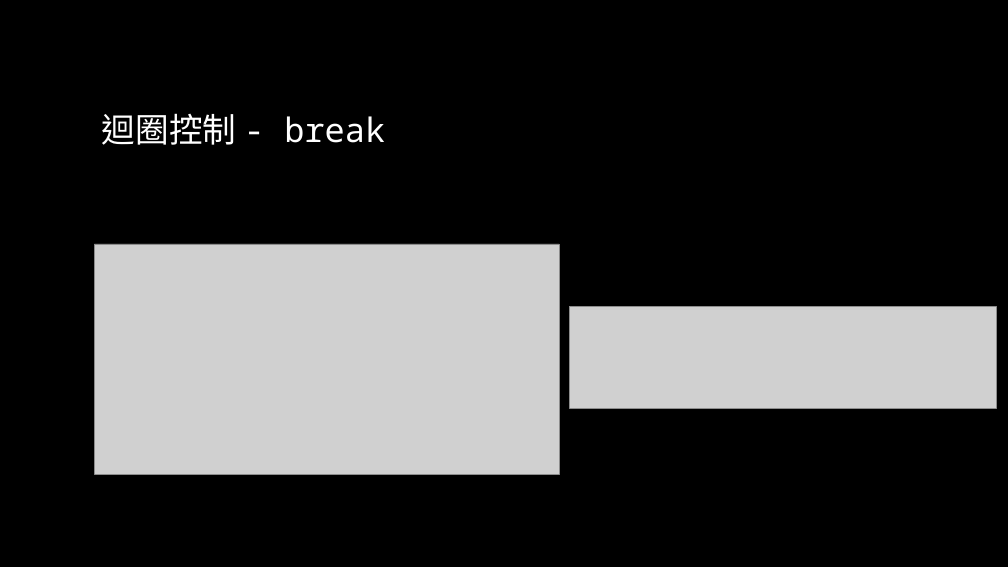
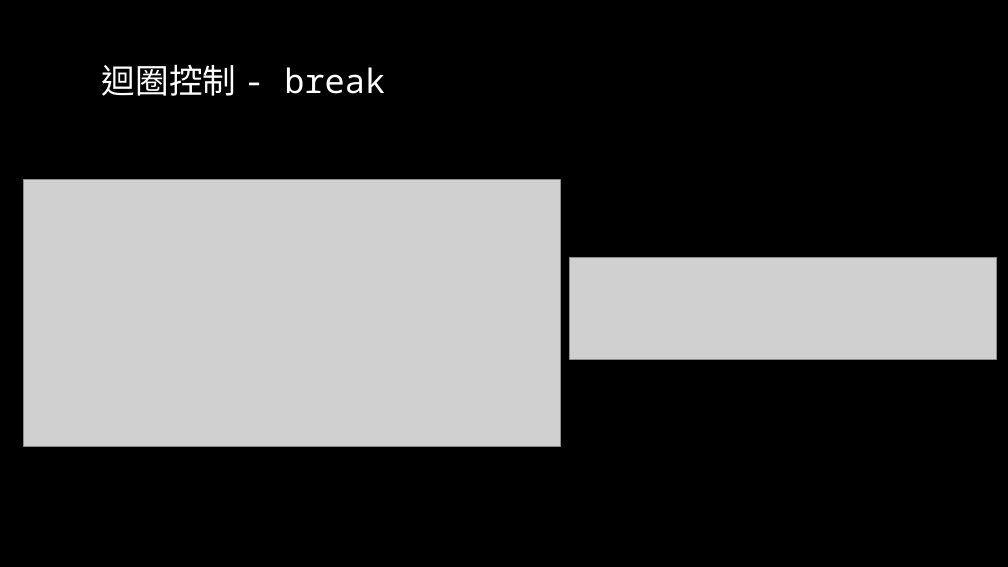
Before and after one commit to liuutin9/2023_summer_camp, a slide deck: slide 13 of 電機_C_Day_2.pptx. Drawn at 1008x567 pixels with LibreOffice and Linux fonts; fonts in the diff are those of the drawing; grey boxes stand for pictures; background and template pictures are left out. Boxes give left, top, right and bottom in pixels: in the first picture for what was removed or moved away, otherwise in the second. Text is boxed around its words. In the diff, an @@ line names an element or a change of style, - is before the commit and + after.

```diff
--- a/電機_C_Day_2.pptx
+++ b/電機_C_Day_2.pptx
@@ title "迴圈控制 - break": place and size @@
-title "迴圈控制 - break" at bbox=[102, 113, 385, 145]
+title "迴圈控制 - break" at bbox=[102, 64, 385, 96]
@@ picture: place and size @@
-picture at bbox=[95, 244, 560, 475]
+picture at bbox=[23, 180, 561, 446]
@@ picture: place and size @@
-picture at bbox=[569, 306, 997, 408]
+picture at bbox=[569, 257, 997, 359]
```
Also in this commit, not shown: 30 other slides changed.
